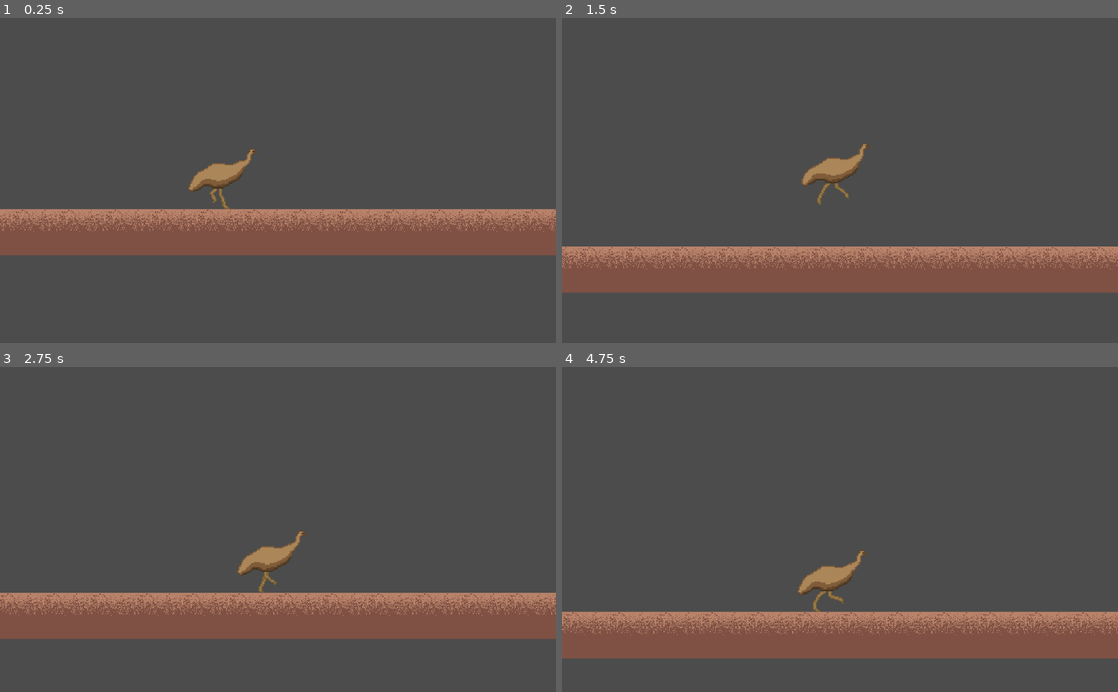
Above: before the commit, frames 1-4 (two rows, left to right).
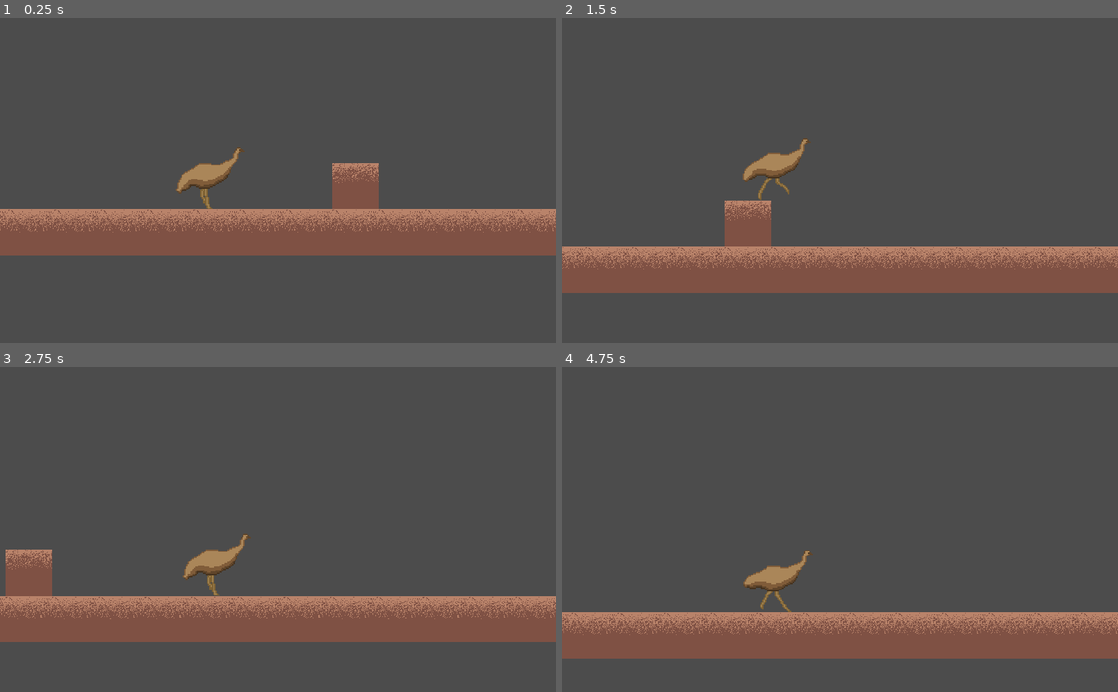
Above: after the commit, the same moments.

Repository: rpromerov/Patformer
Game: Godot game, scene res://World.tscn
Two runs of this game, one before a commit and one after it. Both use one fixed random seed, a clock stepped at 60 frames per second and the inputs below.
Inputs:
- Up to frame 1 (0.25 s): no input
- Up to frame 2 (1.5 s): hold Right (ui_right) from 0.53 s (still down); tap Up (ui_up) at 0.77 s
- Up to frame 3 (2.75 s): tap Up (ui_up) at 1.52 s; release Right (ui_right) at 2.03 s; hold Left (ui_left) from 2.03 s (still down)
- Up to frame 4 (4.75 s): release Left (ui_left) at 2.78 s; hold Right (ui_right) 2.78-4.28 s; tap Up (ui_up) at 3.02, 3.77, 4.52 s; hold Left (ui_left) from 4.28 s (still down)

The runs differ from the first frame. In frame 1, 4.6% of the frame differs, in the area x 0-100%, y 39-67%; in frame 2, 5.3%; in frame 3, 6.8%, in the area x 0-100%, y 50-85%; in frame 4, 4.0%.

Commit message:
Agregado animacion Idle+resolucion escalable+icono

Diff:
--- a/KinematicBody2D.gd
+++ b/KinematicBody2D.gd
@@ -62,3 +62,9 @@
 		motion.x *= 1
 
 	motion = move_and_slide(motion, UP)
+
+	#----ANIMATION----
+	if motion==Vector2(0,0):
+		get_node("AnimatedSprite").play("Idle")
+	else:
+		get_node("AnimatedSprite").play("Running")
--- a/World.tscn
+++ b/World.tscn
@@ -9,10 +9,15 @@
 [ext_resource path="res://Player/Running/Emu64_movement6.png" type="Texture" id=7]
 [ext_resource path="res://Player/Running/Emu64_movement7.png" type="Texture" id=8]
 [ext_resource path="res://Player/Running/Emu64_movement8.png" type="Texture" id=9]
-[ext_resource path="res://Player/Running/Emu64_movement9.png" type="Texture" id=10]
-[ext_resource path="res://tiles.tres" type="TileSet" id=11]
-[ext_resource path="res://spike.tscn" type="PackedScene" id=12]
-[ext_resource path="res://bouncy.tscn" type="PackedScene" id=13]
+[ext_resource path="res://Player/Idle/Emu64_Idle1.png" type="Texture" id=10]
+[ext_resource path="res://Player/Idle/Emu64_Idle2.png" type="Texture" id=11]
+[ext_resource path="res://Player/Idle/Emu64_Idle3.png" type="Texture" id=12]
+[ext_resource path="res://Player/Idle/Emu64_Idle4.png" type="Texture" id=13]
+[ext_resource path="res://Player/Idle/Emu64_Idle5.png" type="Texture" id=14]
+[ext_resource path="res://Player/Idle/Emu64_Idle6.png" type="Texture" id=15]
+[ext_resource path="res://tiles.tres" type="TileSet" id=16]
+[ext_resource path="res://spike.tscn" type="PackedScene" id=17]
+[ext_resource path="res://bouncy.tscn" type="PackedScene" id=18]
 
 [sub_resource type="RectangleShape2D" id=1]
 
@@ -22,11 +27,17 @@
 [sub_resource type="SpriteFrames" id=2]
 
 animations = [ {
-"frames": [ ExtResource( 2 ), ExtResource( 3 ), ExtResource( 4 ), ExtResource( 5 ), ExtResource( 6 ), ExtResource( 7 ), ExtResource( 8 ), ExtResource( 9 ), ExtResource( 10 ) ],
+"frames": [ ExtResource( 2 ), ExtResource( 3 ), ExtResource( 4 ), ExtResource( 5 ), ExtResource( 6 ), ExtResource( 7 ), ExtResource( 8 ), ExtResource( 9 ) ],
 "loop": true,
 "name": "Running",
-"speed": 19.0
+"speed": 15.0
+}, {
+"frames": [ ExtResource( 10 ), ExtResource( 11 ), ExtResource( 12 ), ExtResource( 13 ), ExtResource( 14 ), ExtResource( 15 ) ],
+"loop": true,
+"name": "Idle",
+"speed": 10.0
 } ]
+_sections_unfolded = [ "Resource" ]
 
 [node name="World" type="Node" index="0"]
 
@@ -62,7 +73,7 @@
 limit_right = 10000000
 limit_bottom = 10000000
 limit_smoothed = false
-drag_margin_h_enabled = true
+drag_margin_h_enabled = false
 drag_margin_v_enabled = true
 smoothing_enabled = true
 smoothing_speed = 5.0
@@ -83,14 +94,14 @@
 scale = Vector2( 1.16667, 1.13064 )
 frames = SubResource( 2 )
 animation = "Running"
-frame = 1
+frame = 2
 playing = true
 offset = Vector2( 0, -8 )
 
 [node name="TileMap" type="TileMap" parent="." index="1"]
 
 mode = 0
-tile_set = ExtResource( 11 )
+tile_set = ExtResource( 16 )
 cell_size = Vector2( 64, 64 )
 cell_quadrant_size = 16
 cell_custom_transform = Transform2D( 1, 0, 0, 1, 0, 0 )
@@ -105,7 +116,7 @@
 collision_mask = 1
 occluder_light_mask = 1
 format = 1
-tile_data = PoolIntArray( -393193, 2, 0, -327657, 2, 0, -327 …(1368 unchanged characters)… 1100, 0, 0, 131101, 0, 0, 131102, 0, 0, 196617, 1, 0, 327648, 0, 0, 327649, 0, 0 …(534 unchanged characters)…
+tile_data = PoolIntArray( -393193, 2, 0, -327657, 2, 0, -327 …(1368 unchanged characters)… 1100, 0, 0, 131101, 0, 0, 131102, 0, 0, 262123, 1, 0, 196617, 1, 0, 327648, 0, 0, 327649, 0, 0 …(534 unchanged characters)…
 __meta__ = {
 "_edit_lock_": true
 }
--- a/project.godot
+++ b/project.godot
@@ -12,7 +12,7 @@
 
 config/name="Patformer"
 run/main_scene="res://World.tscn"
-config/icon="res://icon.png"
+config/icon="res://Player/Idle/Emu64_Idle1.png"
 
 [debug]
 
@@ -20,7 +20,8 @@
 
 [display]
 
-window/size/resizable=false
+window/stretch/mode="2d"
+window/stretch/aspect="keep"
 
 [importer_defaults]
 
@@ -50,7 +51,6 @@
 
 [rendering]
 
-quality/2d/use_pixel_snap=true
 quality/shadows/filter_mode=0
 environment/default_environment="res://default_env.tres"
 threads/shadows/filter_mode=1
Binary file added: Emu.ico
Binary file added: Player/Idle/Emu64_Idle1.png
Not shown, changed: Player/Idle/Emu64_Idle1.png.import
Binary file added: Player/Idle/Emu64_Idle2.png
Not shown, changed: Player/Idle/Emu64_Idle2.png.import
Binary file added: Player/Idle/Emu64_Idle3.png
Not shown, changed: Player/Idle/Emu64_Idle3.png.import
Binary file added: Player/Idle/Emu64_Idle4.png
Not shown, changed: Player/Idle/Emu64_Idle4.png.import
Binary file added: Player/Idle/Emu64_Idle5.png
Not shown, added: Player/Idle/Emu64_Idle5.png.import
Binary file added: Player/Idle/Emu64_Idle6.png
(and 14 more such lines)
